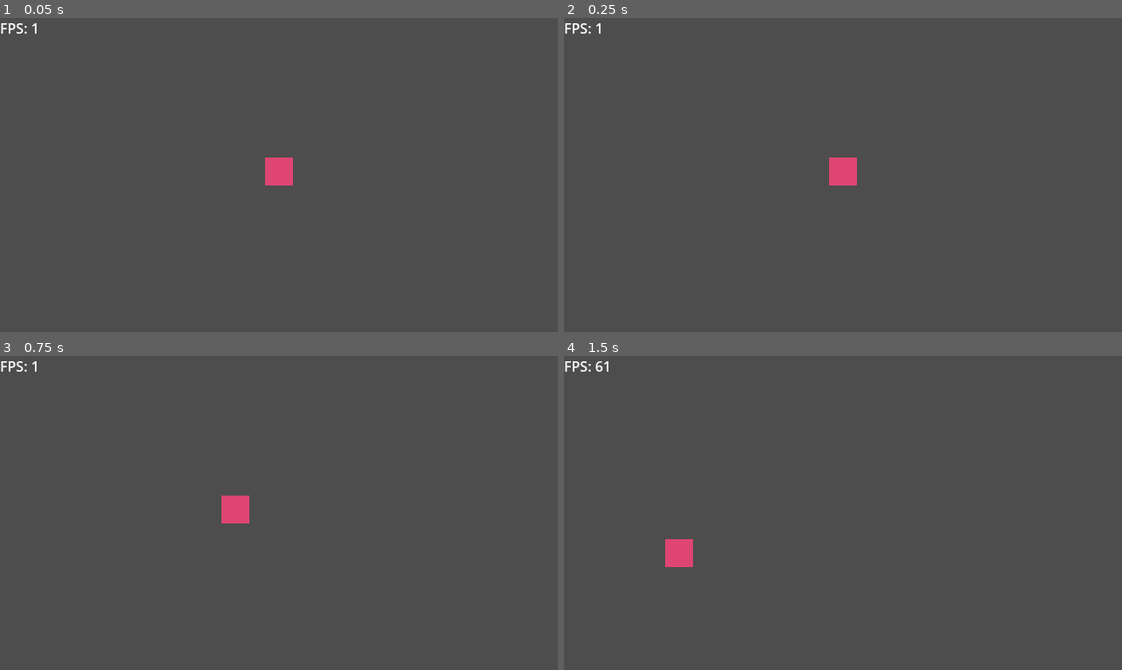
Above: before the commit, frames 1-4 (two rows, left to right).
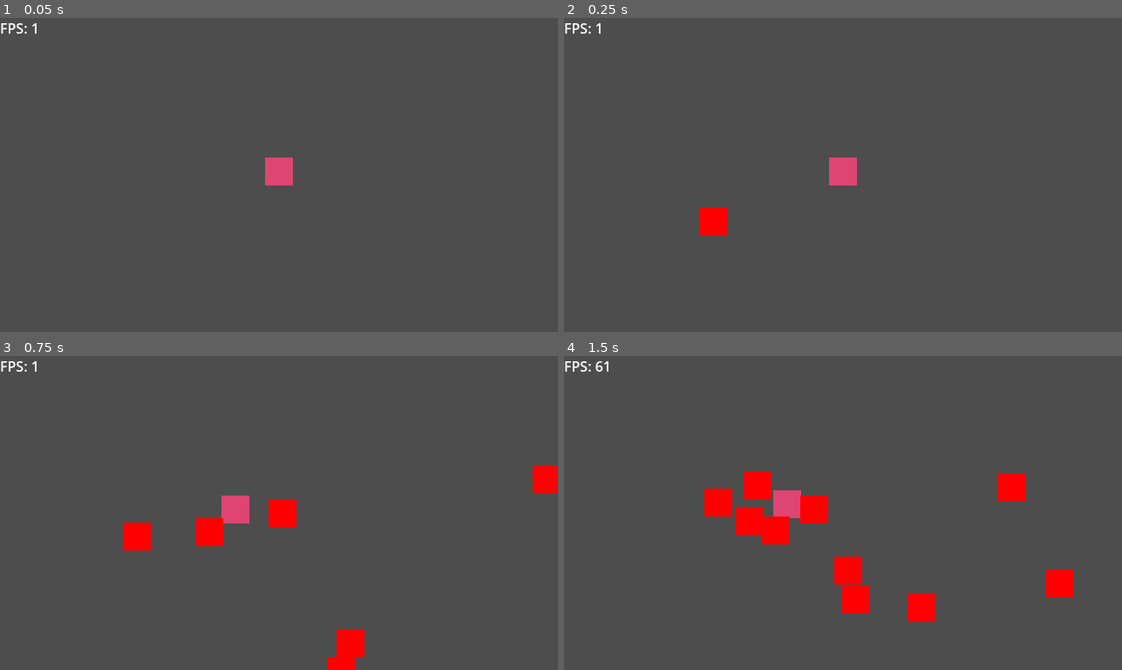
Above: after the commit, the same moments.

Repository: wesleyholiveira/osuml
Game: Godot game, scene res://main.tscn
Two runs of this game, one before a commit and one after it. Both use one fixed random seed, a clock stepped at 60 frames per second and the inputs below.
Inputs:
- Up to frame 1 (0.05 s): no input
- Up to frame 2 (0.25 s): no input
- Up to frame 3 (0.75 s): hold A (move_right) from 0.53 s (still down)
- Up to frame 4 (1.5 s): release A (move_right) at 1.28 s; hold S (move_down) from 1.28 s (still down)

Frame 1 is identical in both runs. In frame 2, 0.4% of the frame differs, in the area x 24-30%, y 60-70%; in frame 3, 2.4%; in frame 4, 5.3%, in the area x 18-92%, y 36-85%.

Commit message:
fix: instancing de inimigo genérico

Diff:
--- a/character/abstract/entity/abstract_entity.gd
+++ b/character/abstract/entity/abstract_entity.gd
@@ -5,7 +5,7 @@
 ## The speed of the AbstractEntity.
 @export_range(0, 500) var _speed: float = 250.0 : set = set_speed, get = get_speed
 
-var _attribute_component = load("res://components/attr_component.tscn")
+var _attribute_component: AttrComponent = load("res://components/attr_component.tscn").instantiate()
 
 func set_speed(value: float) -> void:
 	_speed = value
@@ -20,11 +20,7 @@
 	pass
 
 func _enter_tree():
-	_attribute_component = _attribute_component.instantiate()
-
-	_attribute_component.name = "AttributeComponent"
 	add_child(_attribute_component)
-
 	pass
 
 func _ready():
--- a/character/hostile/mob.gd
+++ b/character/hostile/mob.gd
@@ -11,5 +11,5 @@
 # Called every frame. 'delta' is the elapsed time since the previous frame.
 func _process(delta):
 	#print(position)
-	self.move_and_collide(attribute.move(delta, 1) - position)
+	#self.move_and_collide(attribute.move(delta, 1) - position)
 	pass
--- a/character/playable/cebolao_lunar/cebolao_lunar.gd
+++ b/character/playable/cebolao_lunar/cebolao_lunar.gd
@@ -1,15 +1,6 @@
 extends AbstractPlayable
 
 class_name CebolaoLunar
-
-func _init():
-	super()
-	pass
-
-# Called when the node enters the scene tree for the first time.
-func _ready():
-	super()
-	pass
 
 # Called every frame. 'delta' is the elapsed time since the previous frame.
 func _process(delta):
--- a/components/movement_component.gd
+++ b/components/movement_component.gd
@@ -26,8 +26,7 @@
 	pass
 
 func _ready():
-	print(owner.get_root_entity())
-	if true:
+	if owner.get_root_entity() is AbstractPlayable:
 		_move = Callable(self, "_move_playable")
 	else:
 		_move = Callable(self, "_move_hostile")
--- a/main.gd
+++ b/main.gd
@@ -1,9 +1,9 @@
 extends Node2D
 
-#var enemy = preload("res://character/hostile/mob.tscn")
+var enemy = preload("res://character/hostile/mob.tscn")
 
 var counter: float = 0.0
-var enemy_limit: int = 1000
+var enemy_limit: int = 10
 # Called when the node enters the scene tree for the first time.
 func _ready():
 	pass
@@ -11,16 +11,16 @@
 
 # Called every frame. 'delta' is the elapsed time since the previous frame.
 func _process(delta):
-	"""
+
 	counter += delta
 	if counter > 0.1 and enemy_limit > 0:
 		var e = enemy.instantiate()
-		e.position = Vector2(randi() % 300, randi() % 300)
-		e.attribute.set_target($CebolaoLunar)
+		e.position = Vector2(randi() % 640, randi() % 480)
+		e.set_target($CebolaoLunar)
 
 		add_child(e)
 
 		enemy_limit -= 1
 		counter = 0
-	"""
+
 	pass
--- a/main.tscn
+++ b/main.tscn
@@ -8,6 +8,7 @@
 script = ExtResource("1_5pxen")
 
 [node name="FpsMeter" parent="." instance=ExtResource("2_tt05s")]
+top_level = true
 metadata/_edit_use_anchors_ = true
 
 [node name="CebolaoLunar" parent="." instance=ExtResource("3_i4jsh")]
